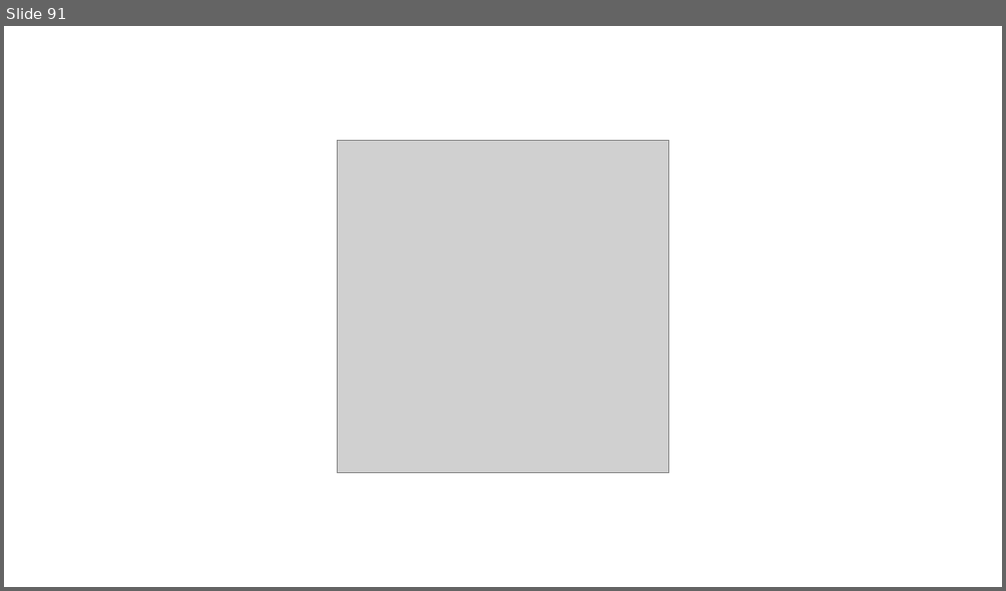
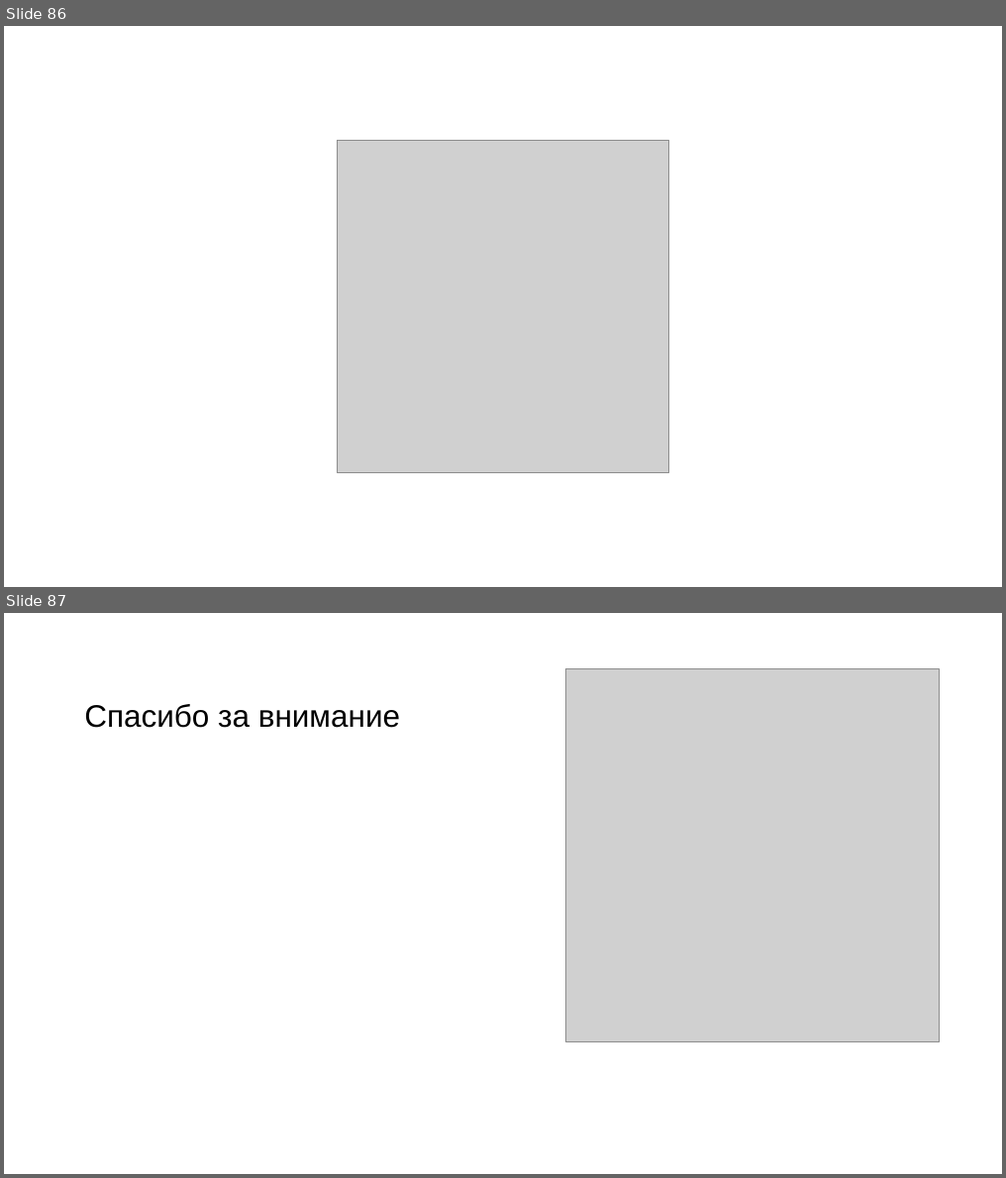
Before and after one commit to rkhaimov/brain-gym, a slide deck: Презентация.pptx. Shown one above the other, each under a label of ours: slide 91 before the commit, slides 86 and 87 after it. The pictures are 1006x591 and 1006x1178 pixels, drawn with LibreOffice and Linux fonts; fonts in the diff are those of the drawing; grey boxes stand for pictures; background and template pictures are left out. Boxes give left, top, right and bottom in pixels: in the first picture for what was removed or moved away, otherwise in the second. Text is boxed around its words. In the diff, an @@ line names an element or a change of style, - is before the commit and + after.

```diff
--- a/Презентация.pptx
+++ b/Презентация.pptx
@@ slide 87 added at (x1=4, y1=613, x2=1002, y2=1174), background picture (left out) @@
@@ picture added at (x1=566, y1=669, x2=940, y2=1043) @@
@@ text added at (x1=84, y1=704, x2=400, y2=728), 30 pt, text #000000 @@
+Спасибо за внимание
@@ what was slide 91 is now slide 86 @@
```
Also in this commit, not shown: 1 other slide added, 6 slides removed.
